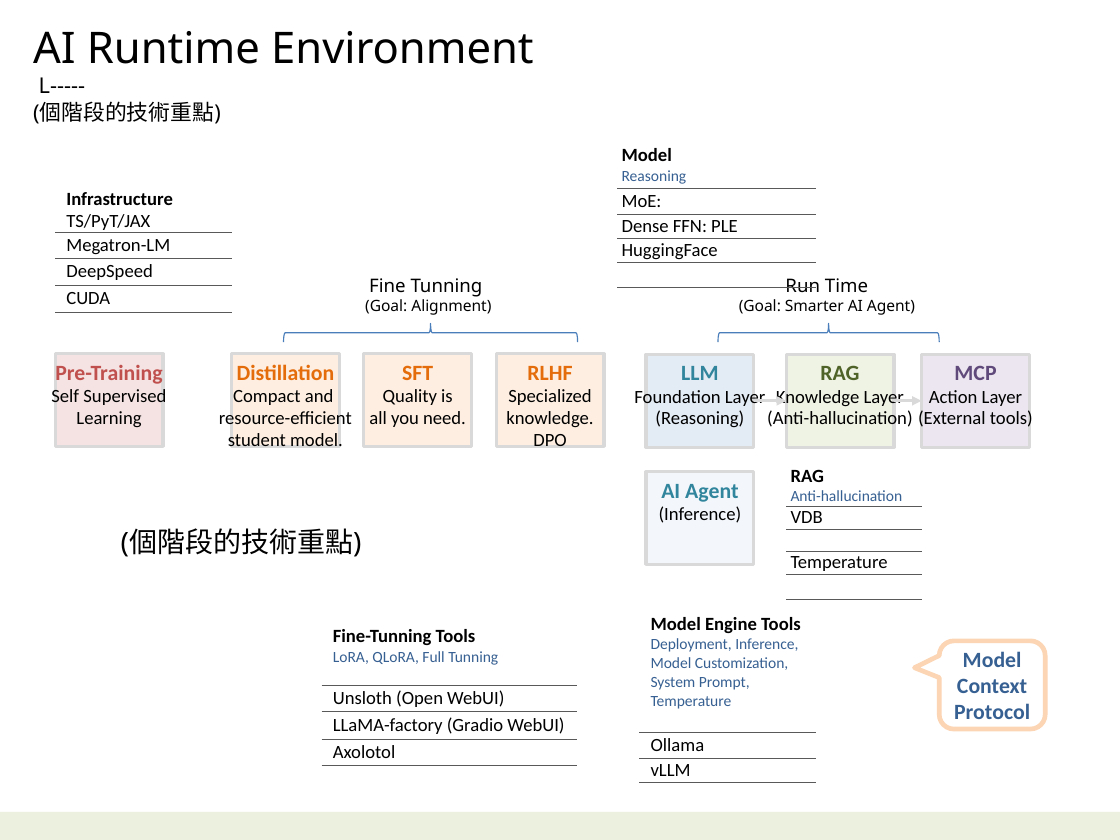
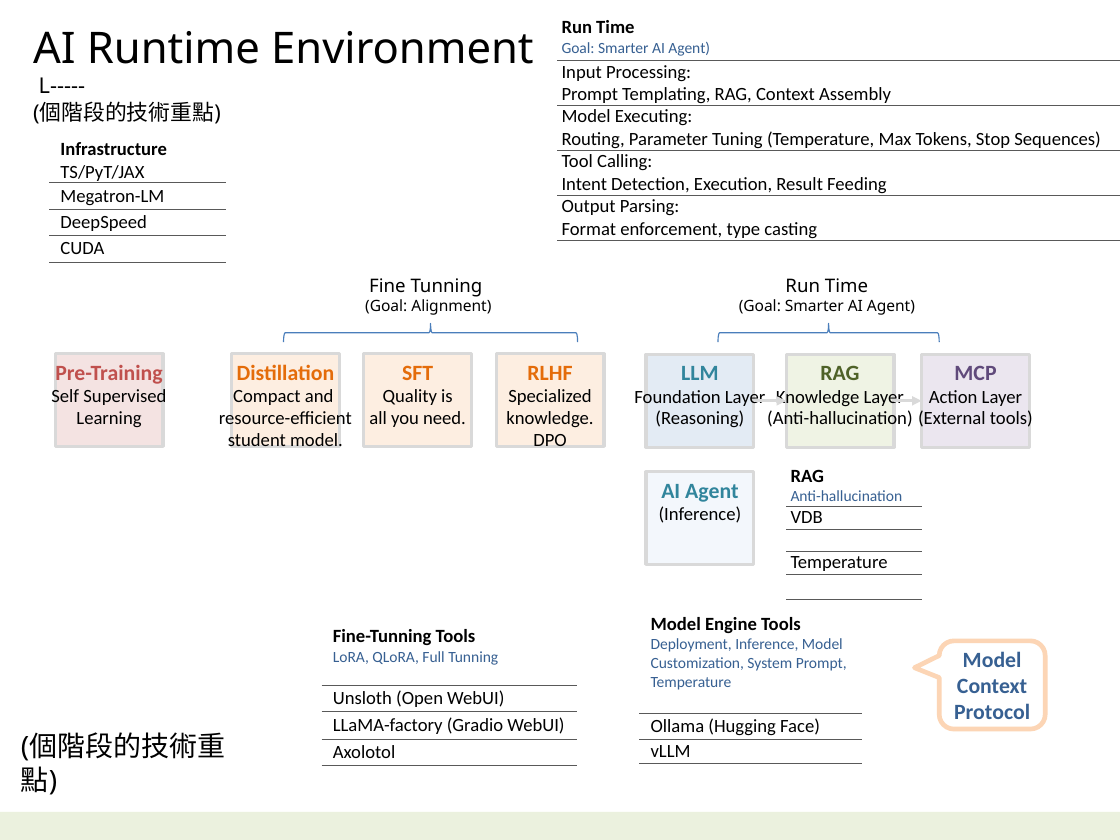
Before and after one commit to navibator/crazy-ai, a slide deck: slide 3 of ai-gemma.pptx. Drawn at 1120x840 pixels with LibreOffice and Linux fonts; fonts in the diff are those of the drawing. Boxes give left, top, right and bottom in pixels: in the first picture for what was removed or moved away, otherwise in the second. Text is boxed around its words. In the diff, an @@ line names an element or a change of style, - is before the commit and + after.

```diff
--- a/ai-gemma.pptx
+++ b/ai-gemma.pptx
@@ table at (557, 13, 1120, 245) @@
-row 1, column 1: Model / Reasoning
+row 1, column 1: Run Time / Goal: Smarter AI Agent)
-row 2, column 1: MoE:
+row 2, column 1: Input Processing: / Prompt Templating, RAG, Context Assembly
-row 3, column 1: Dense FFN: PLE
+row 3, column 1: Model Executing: / Routing, Parameter Tuning (Temperature, Max Tokens, Stop Sequences)
-row 4, column 1: HuggingFace
+row 4, column 1: Tool Calling: / Intent Detection, Execution, Result Feeding
-row 5, column 1: 
+row 5, column 1: Output Parsing: / Format enforcement, type casting
@@ table: place and size @@
-table at (617, 141, 815, 286)
+table at (557, 13, 1120, 245)
@@ table: place and size @@
-table at (55, 187, 231, 311)
+table at (49, 138, 225, 262)
@@ table at (640, 613, 862, 764) @@
-row 2, column 1: Ollama
+row 2, column 1: Ollama (Hugging Face)
@@ table: place and size @@
-table at (640, 613, 815, 782)
+table at (640, 613, 862, 764)
@@ text "(個階段的技術重點)" rewrapped from (121, 528, 362, 557) to (21, 732, 225, 795) @@
```
Also in this commit, not shown: 6 other slides changed, 1 slide removed, 18 other files.
